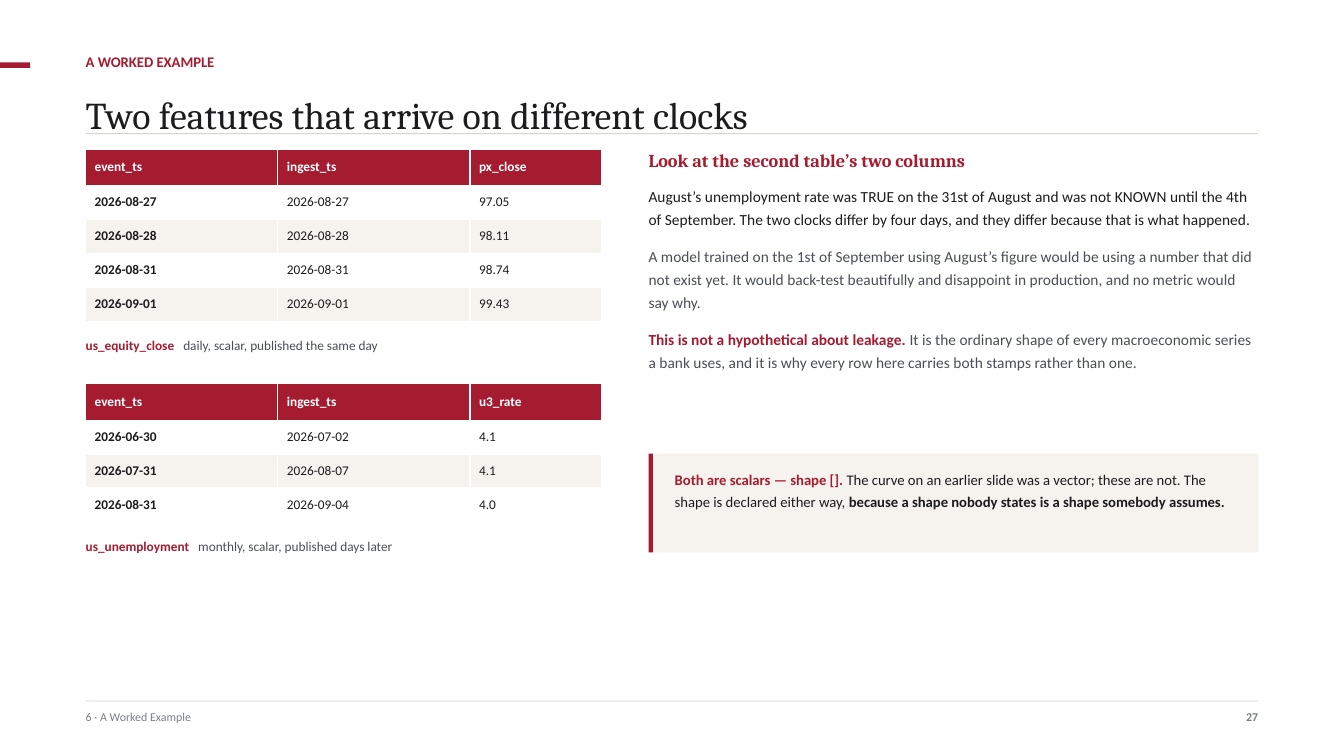
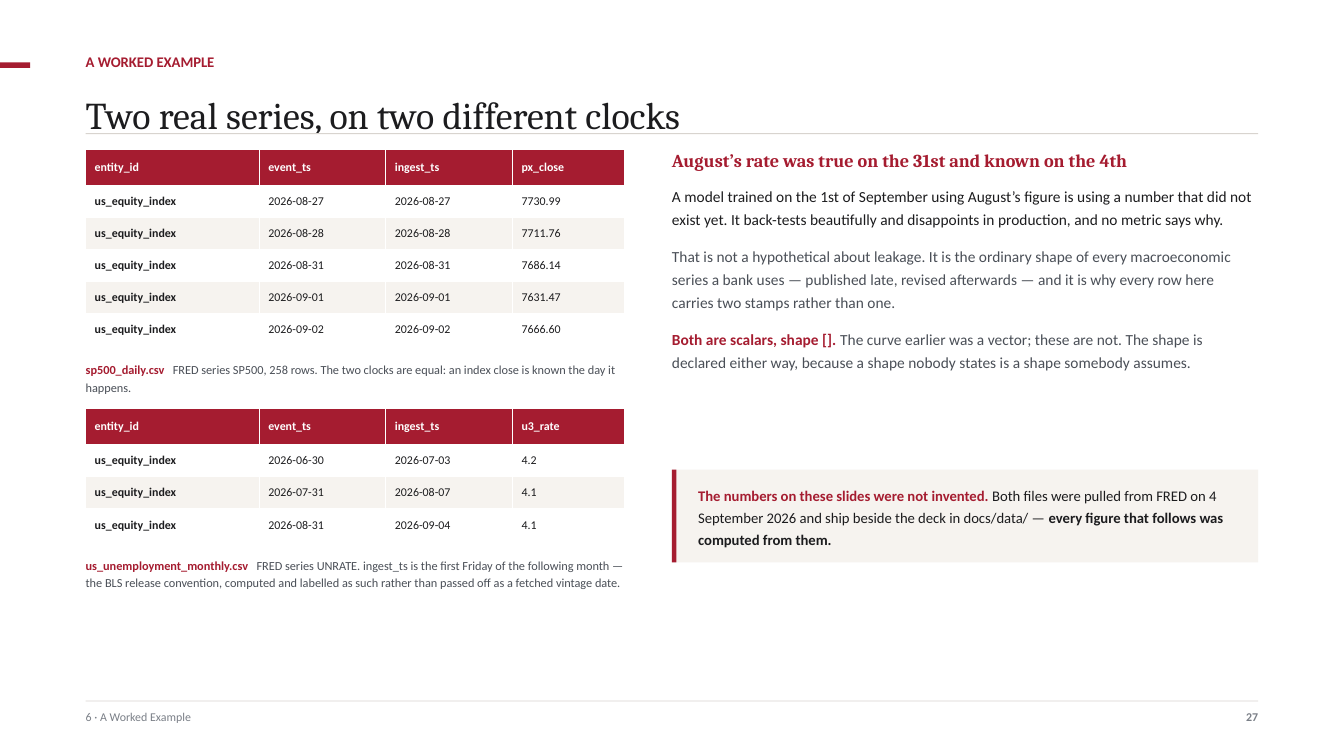
Before and after one commit to ajsinha/maya, a slide deck: slide 28 of docs/MAYA-Model-and-Feature-Engineering.pptx. Drawn at 1344x756 pixels with LibreOffice and Linux fonts; fonts in the diff are those of the drawing. Boxes give left, top, right and bottom in pixels: in the first picture for what was removed or moved away, otherwise in the second. Text is boxed around its words. In the diff, an @@ line names an element or a change of style, - is before the commit and + after.

```diff
--- a/docs/MAYA-Model-and-Feature-Engineering.pptx
+++ b/docs/MAYA-Model-and-Feature-Engineering.pptx
@@ text at box(86, 102, 680, 134): text changed @@
-Two features that arrive on different clocks
+Two real series, on two different clocks
@@ table at box(86, 149, 626, 346) @@
-event_ts | ingest_ts | px_close
-2026-08-27 | 2026-08-27 | 97.05
-2026-08-28 | 2026-08-28 | 98.11
-2026-08-31 | 2026-08-31 | 98.74
-2026-09-01 | 2026-09-01 | 99.43
+entity_id | event_ts | ingest_ts | px_close
+us_equity_index | 2026-08-27 | 2026-08-27 | 7730.99
+us_equity_index | 2026-08-28 | 2026-08-28 | 7711.76
+us_equity_index | 2026-08-31 | 2026-08-31 | 7686.14
+us_equity_index | 2026-09-01 | 2026-09-01 | 7631.47
+us_equity_index | 2026-09-02 | 2026-09-02 | 7666.60
@@ table: place and size @@
-table at box(86, 149, 602, 322)
+table at box(86, 149, 626, 346)
@@ text at box(672, 154, 1251, 371): text changed @@
-Look at the second table’s two columns
-August’s unemployment rate was TRUE on the 31st of August and was not KNOWN until the 4th of September. The two clocks differ by four days, and they differ because that is what happened.
-A model trained on the 1st of September using August’s figure would be using a number that did not exist yet. It would back-test beautifully and disappoint in production, and no metric would say why.
-This is not a hypothetical about leakage. It is the ordinary shape of every macroeconomic series a bank uses, and it is why every row here carries both stamps rather than one.
+August’s rate was true on the 31st and known on the 4th
+A model trained on the 1st of September using August’s figure is using a number that did not exist yet. It back-tests beautifully and disappoints in production, and no metric says why.
+That is not a hypothetical about leakage. It is the ordinary shape of every macroeconomic series a bank uses — published late, revised afterwards — and it is why every row here carries two stamps rather than one.
+Both are scalars, shape []. The curve earlier was a vector; these are not. The shape is declared either way, because a shape nobody states is a shape somebody assumes.
@@ text at box(86, 365, 615, 394): text changed; size 9.5 to 8.8 pt @@
-us_equity_close daily, scalar, published the same day
+sp500_daily.csv FRED series SP500, 258 rows. The two clocks are equal: an index close is known the day it happens.
@@ table at box(86, 408, 626, 541) @@
+column 1: entity_id | us_equity_index | us_equity_index | us_equity_index
-column 3, row 2: 2026-07-02
+column 3, row 2: 2026-07-03
-column 4, row 2: 4.1
+column 4, row 2: 4.2
-column 4, row 4: 4.0
+column 4, row 4: 4.1
@@ table: place and size @@
-table at box(86, 384, 602, 522)
+table at box(86, 408, 626, 541)
@@ rectangle: place and size @@
-rectangle at box(648, 454, 1258, 553)
+rectangle at box(673, 470, 1259, 563)
@@ rectangle: place and size @@
-rectangle at box(648, 454, 652, 553)
+rectangle at box(673, 470, 677, 563)
@@ text at box(698, 490, 1224, 548): text changed; bold on @@
-Both are scalars — shape []. The curve on an earlier slide was a vector; these are not. The shape is declared either way, because a shape nobody states is a shape somebody assumes.
+The numbers on these slides were not invented. Both files were pulled from FRED on 4 September 2026 and ship beside the deck in docs/data/ — every figure that follows was computed from them.
@@ text at box(86, 561, 620, 589): text changed; size 9.5 to 8.8 pt @@
-us_unemployment monthly, scalar, published days later
+us_unemployment_monthly.csv FRED series UNRATE. ingest_ts is the first Friday of the following month — the BLS release convention, computed and labelled as such rather than passed off as a fetched vintage date.
```
Also in this commit, not shown: 3 other slides changed, 2 slides added, 1 slide removed, 3 other files.
